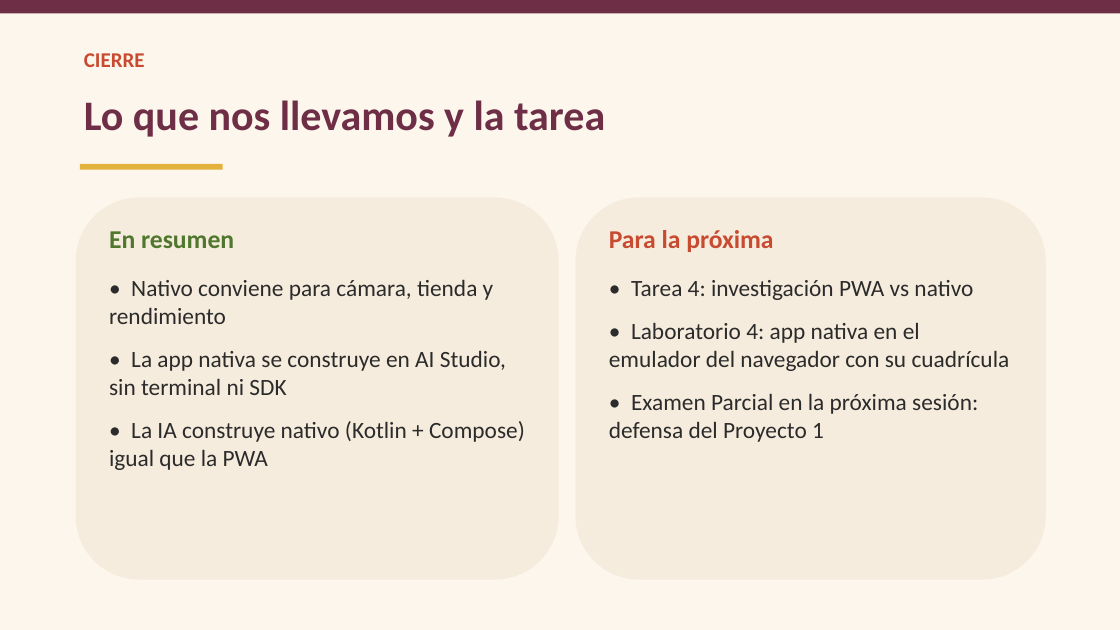
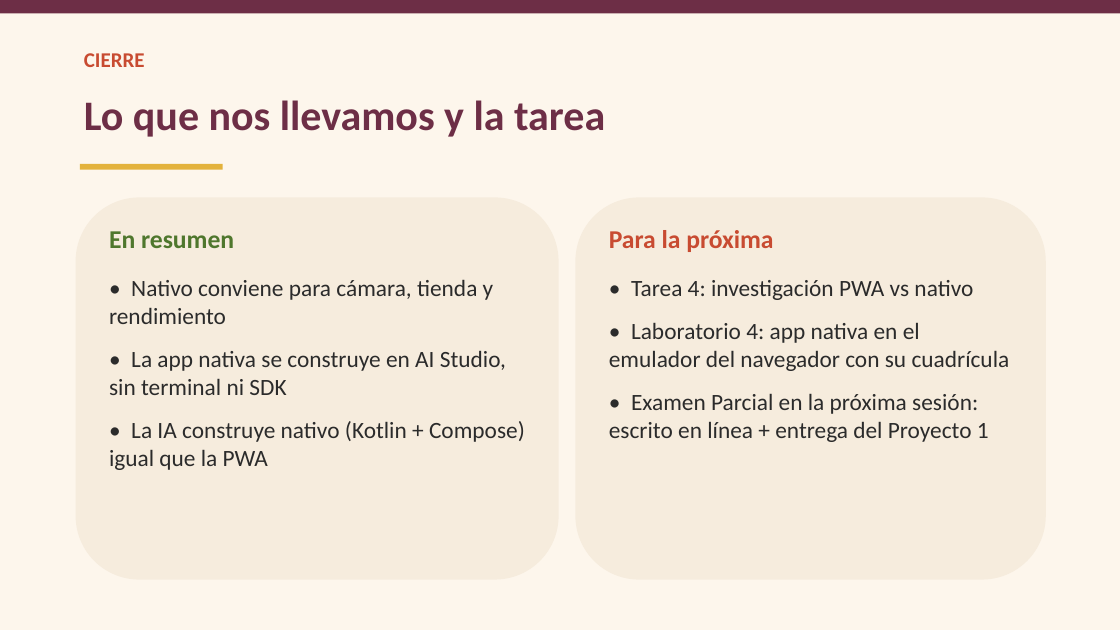
Before and after one commit to ykro/proyectos3-facom-public, a slide deck: slide 9 of slides/sesion-04.pptx. Drawn at 1120x630 pixels with LibreOffice and Linux fonts; fonts in the diff are those of the drawing. Boxes give left, top, right and bottom in pixels: in the first picture for what was removed or moved away, otherwise in the second. Text is boxed around its words. In the diff, an @@ line names an element or a change of style, - is before the commit and + after.

Commit message:
Evaluación: exámenes 100% escritos en línea, sin defensa
Cada examen (parcial/final) se convierte íntegramente a sus 20 pts.
Los proyectos se entregan en línea y se evalúan dentro de Proyectos con
rúbrica de entrega; el Demo Day (sesión 10) pasa a ser showcase, no defensa.
Slides y docx del programa regenerados.

```diff
--- a/slides/sesion-04.pptx
+++ b/slides/sesion-04.pptx
@@ text at bbox=[609, 393, 989, 442]: text changed @@
-• Examen Parcial en la próxima sesión: defensa del Proyecto 1
+• Examen Parcial en la próxima sesión: escrito en línea + entrega del Proyecto 1
```
Also in this commit, not shown: 21 other files.
